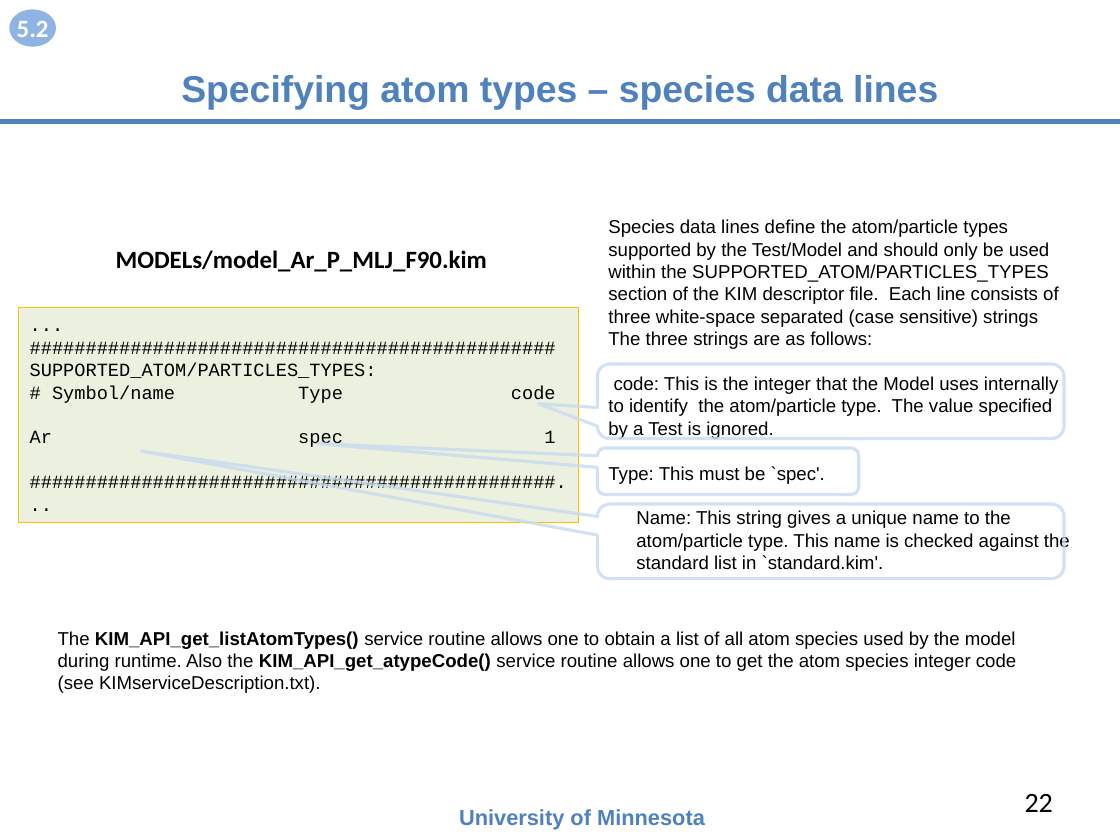
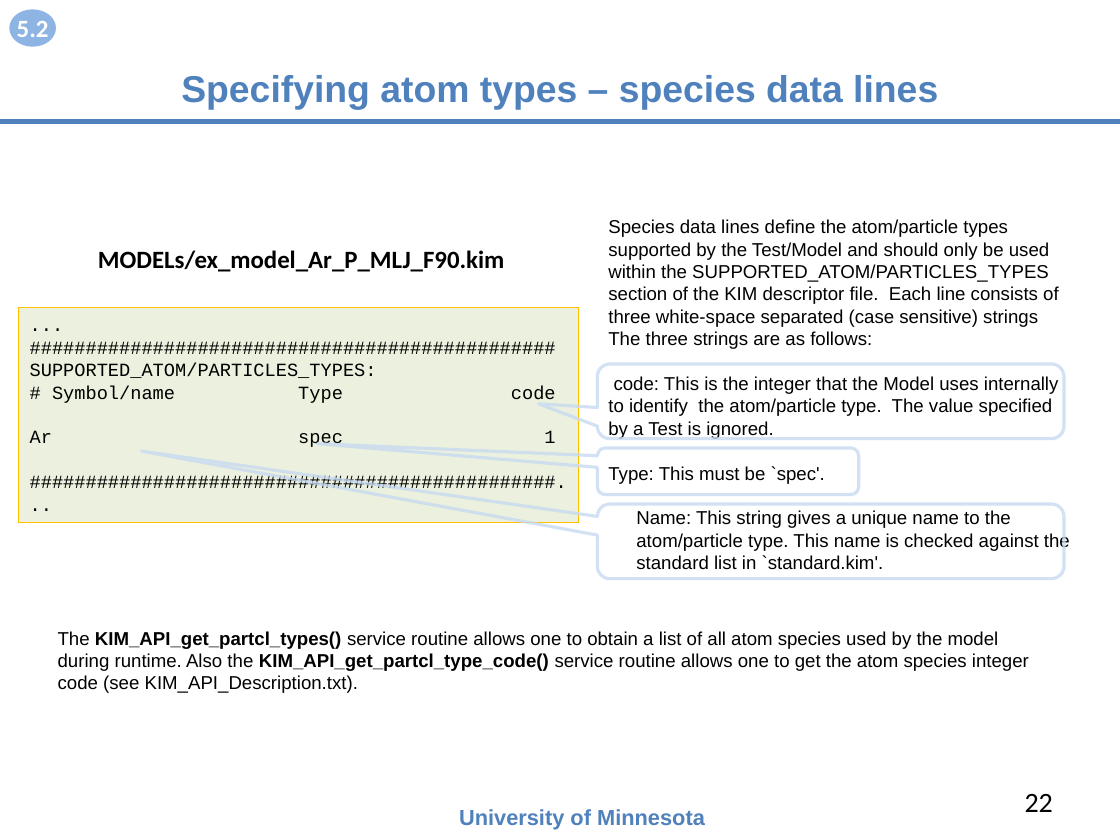
Before and after one commit to openkim/kim-api, a slide deck: slide 22 of DOCs/openkim-api-introduction.pptx. Drawn at 1120x840 pixels with LibreOffice and Linux fonts; fonts in the diff are those of the drawing. Boxes give left, top, right and bottom in pixels: in the first picture for what was removed or moved away, otherwise in the second. Text is boxed around its words. In the diff, an @@ line names an element or a change of style, - is before the commit and + after.

```diff
--- a/DOCs/openkim-api-introduction.pptx
+++ b/DOCs/openkim-api-introduction.pptx
@@ text at [98,250,504,272]: text changed @@
-MODELs/model_Ar_P_MLJ_F90.kim
+MODELs/ex_model_Ar_P_MLJ_F90.kim
@@ text at [58,631,1029,693]: text changed @@
-The KIM_API_get_listAtomTypes() service routine allows one to obtain a list of all atom species used by the model during runtime. Also the KIM_API_get_atypeCode() service routine allows one to get the atom species integer code (see KIMserviceDescription.txt).
+The KIM_API_get_partcl_types() service routine allows one to obtain a list of all atom species used by the model during runtime. Also the KIM_API_get_partcl_type_code() service routine allows one to get the atom species integer code (see KIM_API_Description.txt).
```
Also in this commit, not shown: 20 other slides changed, 2 slides added, 2 slides removed, 1 other file.
